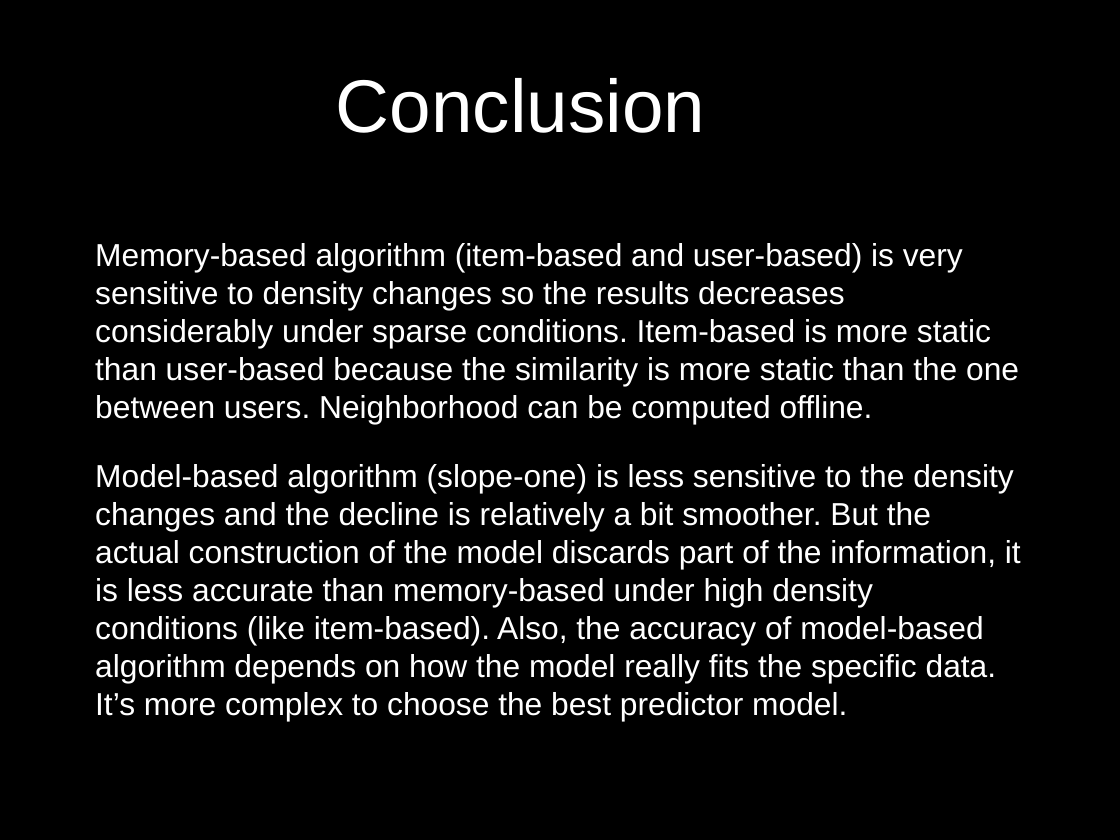
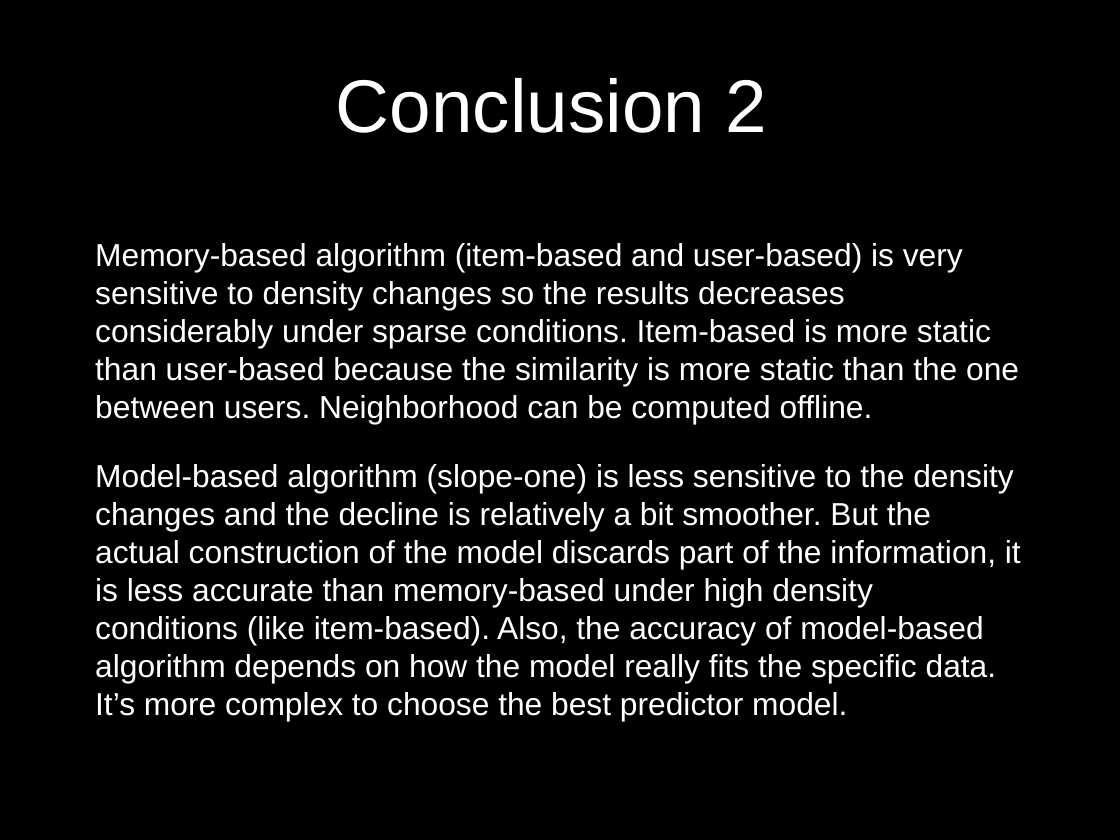
Before and after one commit to UCSBGauchos/MAE-data, a slide deck: slide 53 of Final Presentation.pptx (slide 46 before the commit). Drawn at 1120x840 pixels with LibreOffice and Linux fonts; fonts in the diff are those of the drawing; background and template pictures are left out. Boxes give left, top, right and bottom in pixels: in the first picture for what was removed or moved away, otherwise in the second. Text is boxed around its words. In the diff, an @@ line names an element or a change of style, - is before the commit and + after.

```diff
--- a/Final Presentation.pptx
+++ b/Final Presentation.pptx
@@ title at (336,78,768,133): text changed @@
-Conclusion
+Conclusion 2
```
Also in this commit, not shown: 10 other slides changed, 8 slides added.
